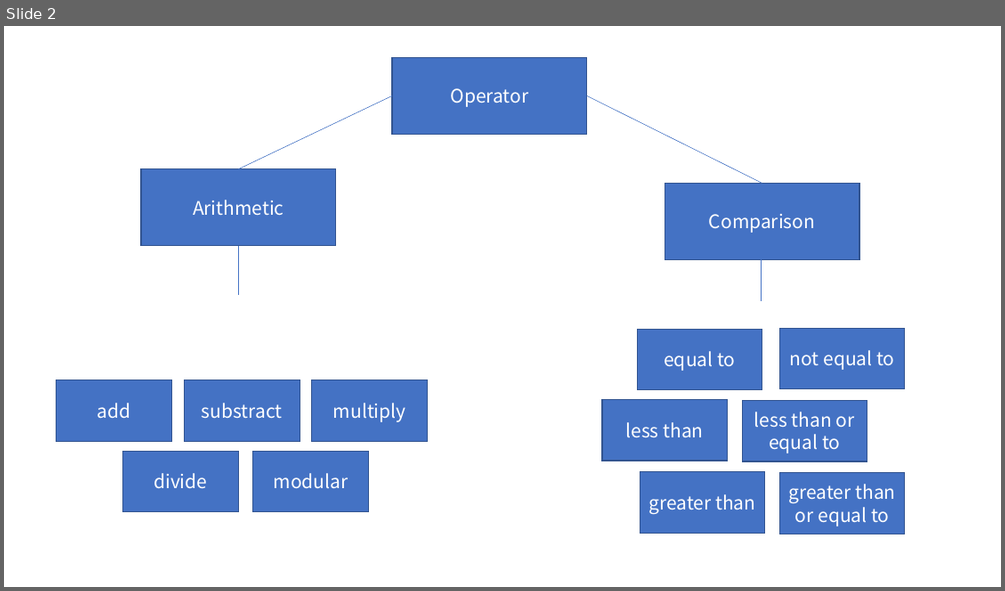
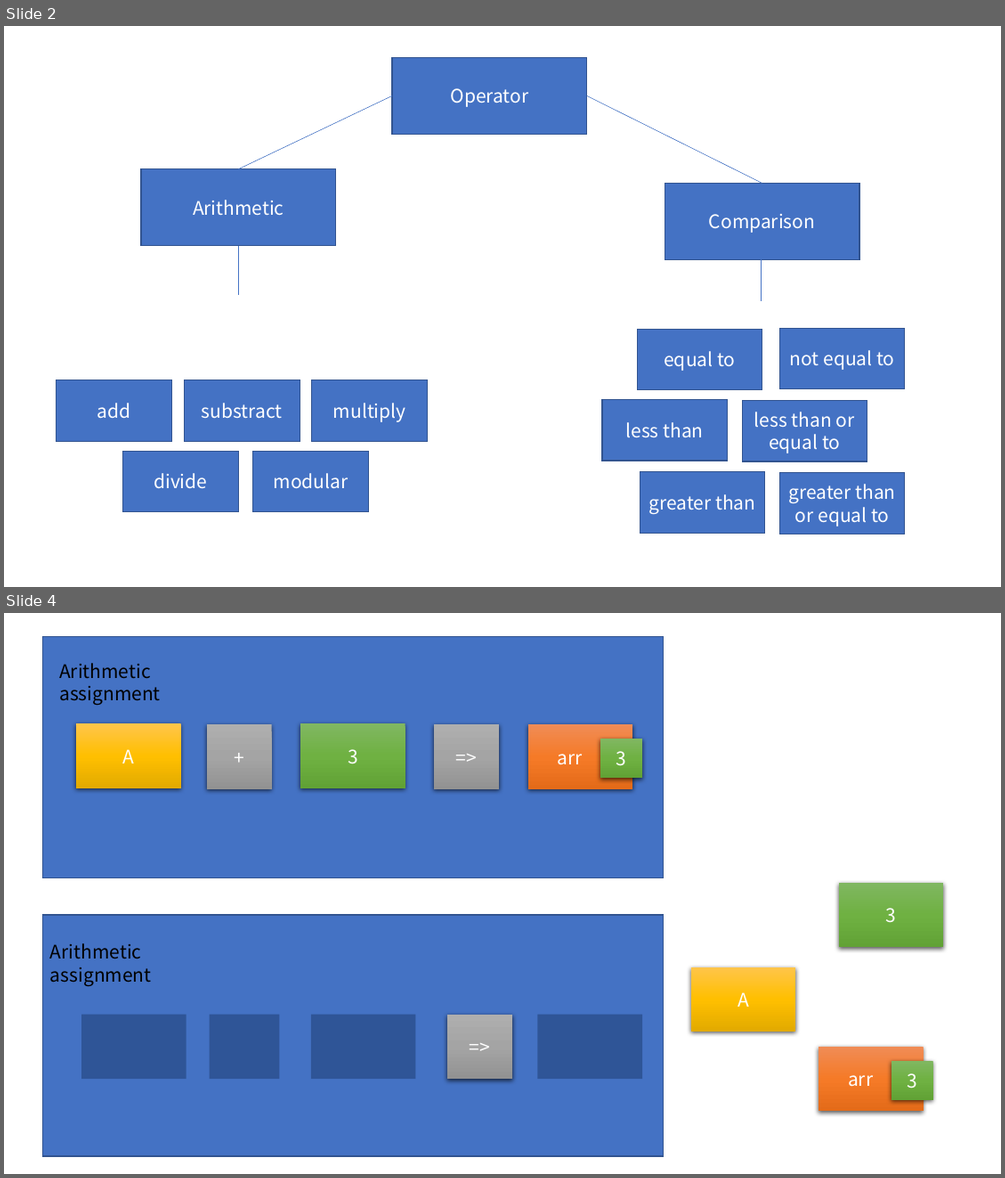
Before and after one commit to CAUnity/VRgorithm_Capstone_2201, a slide deck: documents/hierachy.pptx. Shown one above the other, each under a label of ours: slide 2 before the commit, slides 2 and 4 after it; the slides between them are not shown. The pictures are 1005x591 and 1005x1178 pixels, drawn with LibreOffice and Linux fonts; fonts in the diff are those of the drawing. Boxes give left, top, right and bottom in pixels: in the first picture for what was removed or moved away, otherwise in the second. Text is boxed around its words. In the diff, an @@ line names an element or a change of style, - is before the commit and + after.

```diff
--- a/documents/hierachy.pptx
+++ b/documents/hierachy.pptx
@@ slide 4 added at (4, 613, 1001, 1174), background #FFFFFF @@
@@ rectangle added at (43, 636, 663, 877), fill #4472C4, outline #325491 1 pt @@
@@ text added at (59, 663, 161, 705), 18 pt, text #000000 @@
+Arithmetic assignment
@@ rectangle added at (77, 723, 181, 788), fill gradient #FFC64B to #FFC000 to #E3AB00, 18 pt, text #FFFFFF @@
+A
@@ rectangle added at (207, 724, 272, 788), fill gradient #AFAFAF to #A5A5A5 to #939393, 18 pt, text #FFFFFF @@
++
@@ rectangle added at (301, 723, 405, 788), fill gradient #81B861 to #6FB242 to #62A336, 18 pt, text #FFFFFF @@
+3
@@ rectangle added at (434, 724, 499, 788), fill gradient #AFAFAF to #A5A5A5 to #939393, 18 pt, text #FFFFFF @@
+=>
@@ rectangle added at (528, 724, 633, 788), fill gradient #F18C57 to #F67B28 to #E56C19, 18 pt, text #FFFFFF @@
+arr
@@ rectangle added at (600, 738, 643, 778), fill gradient #81B861 to #6FB242 to #62A336, 18 pt, text #FFFFFF @@
+3
@@ rectangle added at (840, 882, 944, 947), fill gradient #81B861 to #6FB242 to #62A336, 18 pt, text #FFFFFF @@
+3
@@ rectangle added at (43, 915, 663, 1157), fill #4472C4, outline #325491 1 pt @@
@@ text added at (50, 943, 152, 986), 18 pt, text #000000 @@
+Arithmetic assignment
@@ rectangle added at (691, 966, 796, 1031), fill gradient #FFC64B to #FFC000 to #E3AB00, 18 pt, text #FFFFFF @@
+A
@@ rectangle added at (81, 1013, 186, 1078), fill #2F5597 @@
@@ rectangle added at (209, 1013, 279, 1078), fill #2F5597 @@
@@ rectangle added at (311, 1013, 416, 1078), fill #2F5597 @@
@@ rectangle added at (447, 1013, 512, 1078), fill gradient #AFAFAF to #A5A5A5 to #939393, 18 pt, text #FFFFFF @@
+=>
@@ rectangle added at (538, 1013, 643, 1078), fill #2F5597 @@
@@ rectangle added at (819, 1046, 923, 1111), fill gradient #F18C57 to #F67B28 to #E56C19, 18 pt, text #FFFFFF @@
+arr
@@ rectangle added at (891, 1061, 933, 1100), fill gradient #81B861 to #6FB242 to #62A336, 18 pt, text #FFFFFF @@
+3
```
Also in this commit, not shown: 1 slide changed, 1 slide removed.
